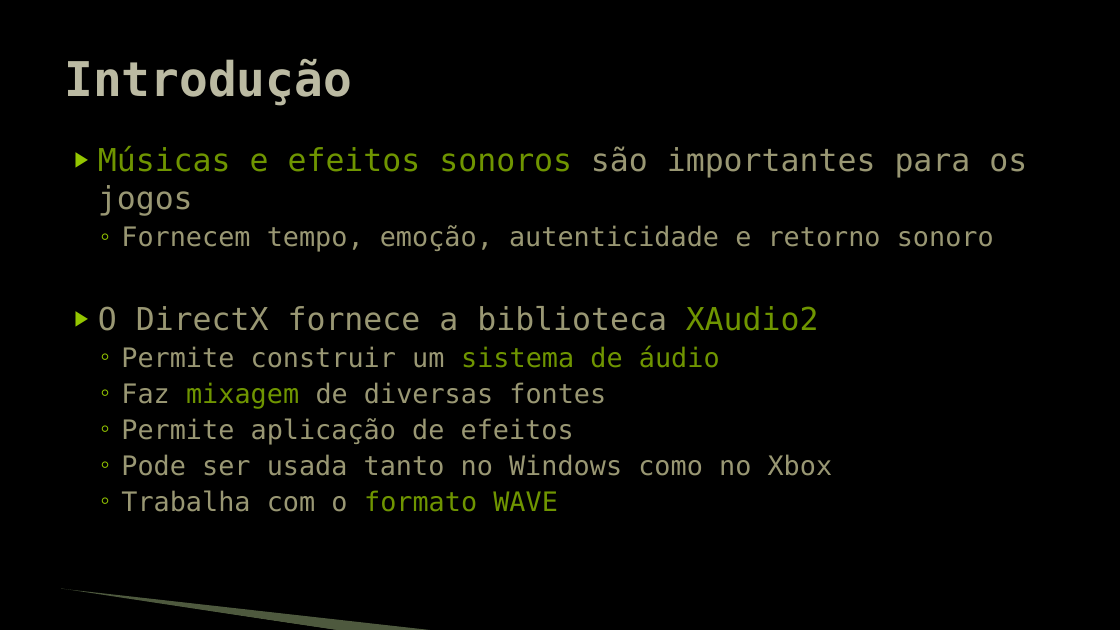
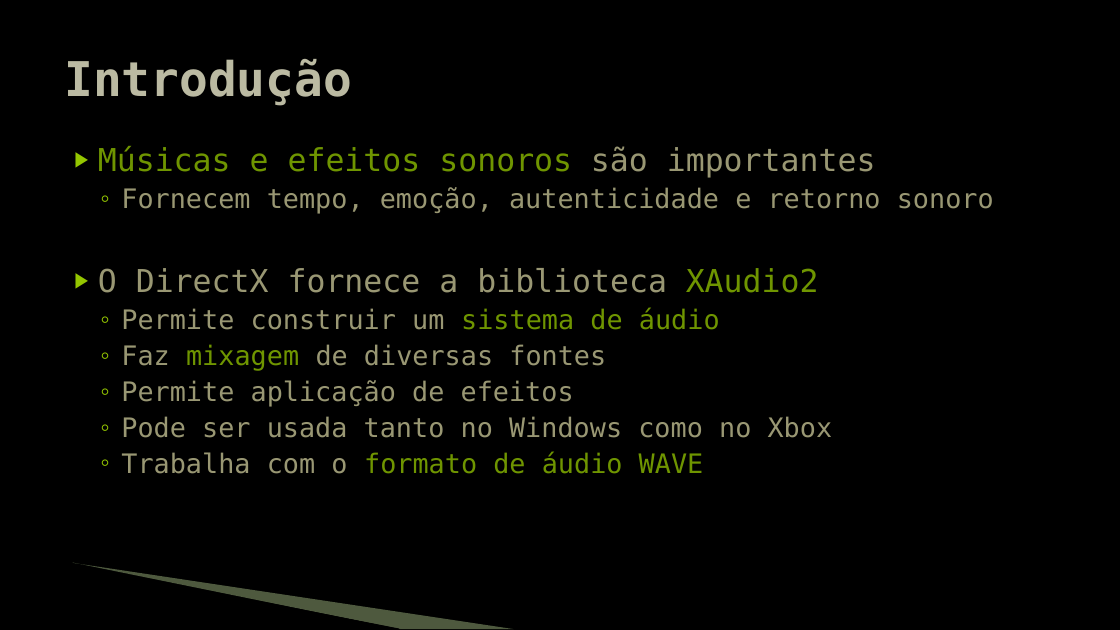
Before and after one commit to JudsonSS/Jogos, a slide deck: slide 2 of Slides/16. Controle do Áudio.pptx. Drawn at 1120x630 pixels with LibreOffice and Linux fonts; fonts in the diff are those of the drawing; background and template pictures are left out. Boxes give left, top, right and bottom in pixels: in the first picture for what was removed or moved away, otherwise in the second. Text is boxed around its words. In the diff, an @@ line names an element or a change of style, - is before the commit and + after.

```diff
--- a/Slides/16. Controle do Áudio.pptx
+++ b/Slides/16. Controle do Áudio.pptx
@@ text at [98, 146, 876, 178]: text changed; text colour #999773 to #6F9400 @@
-▶ Músicas e efeitos sonoros são importantes para os jogos
+▶ Músicas e efeitos sonoros são importantes
@@ text at [121, 451, 704, 474]: text changed; text colour #999773 to #6F9400 @@
-  ◦ Trabalha com o formato WAVE
+  ◦ Trabalha com o formato de áudio WAVE
@@ freeform shape: place and size @@
-freeform shape at [60, 590, 340, 630]
+freeform shape at [71, 565, 400, 629]
@@ freeform shape: place and size @@
-freeform shape at [61, 589, 437, 630]
+freeform shape at [73, 563, 514, 629]
```
Also in this commit, not shown: 11 other slides changed, 1 other file.
